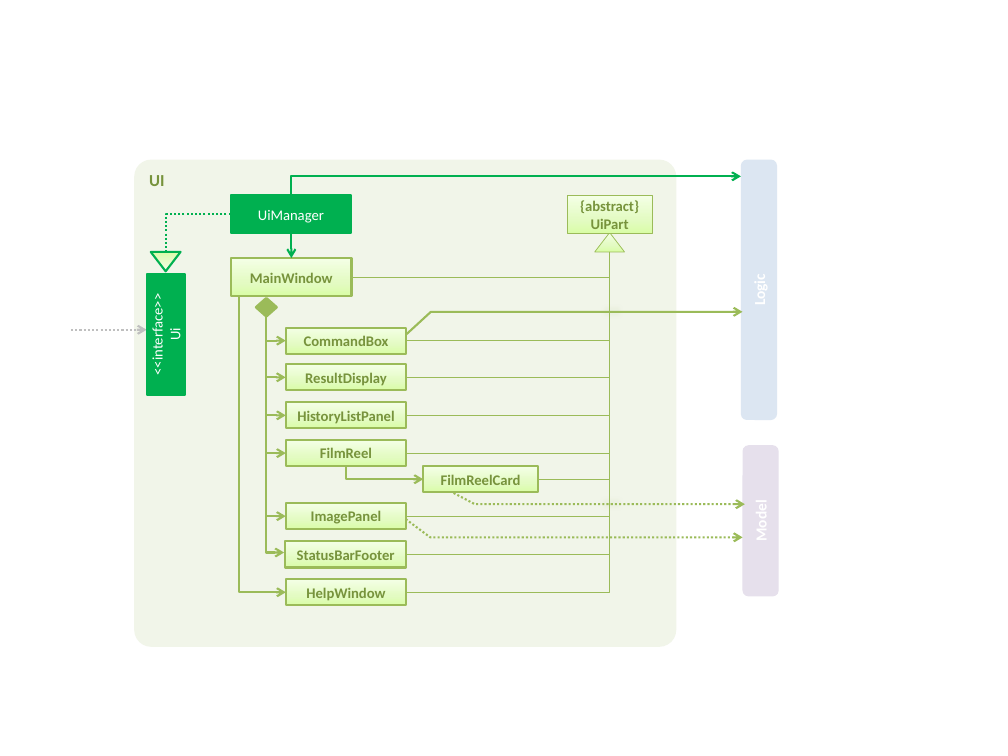
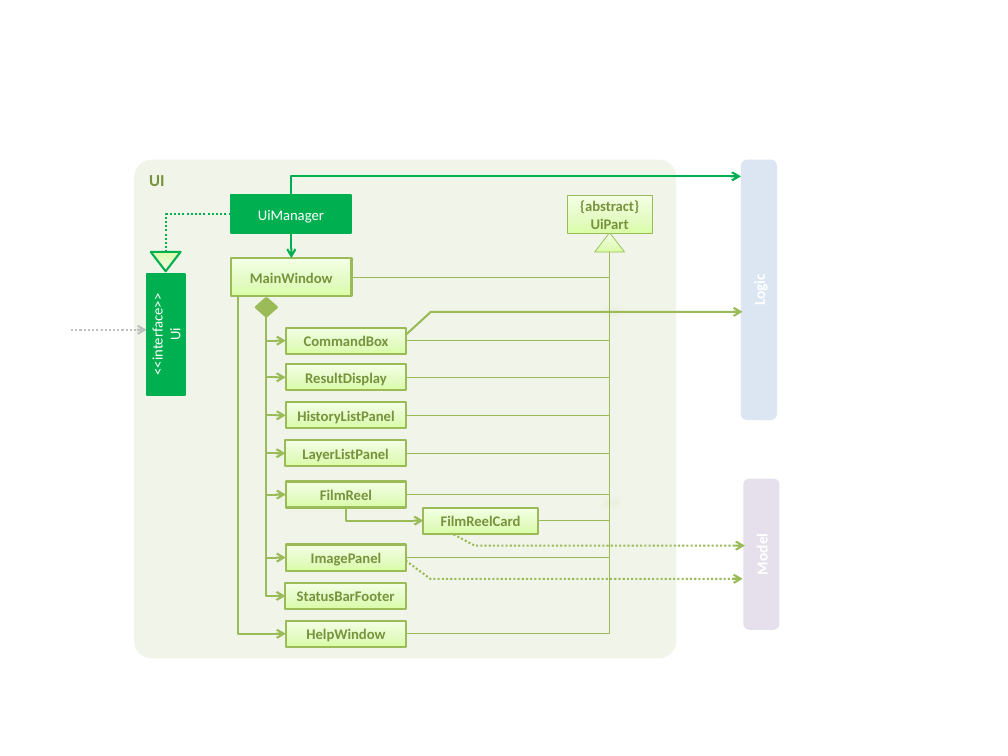
Before and after one commit to nus-cs2103-AY1819S1/addressbook-level4, a slide deck: slide 1 of docs/diagrams/UiComponentClassDiagram.pptx. Drawn at 1008x756 pixels with LibreOffice and Linux fonts; fonts in the diff are those of the drawing. Boxes give left, top, right and bottom in pixels: in the first picture for what was removed or moved away, otherwise in the second. Text is boxed around its words. In the diff, an @@ line names an element or a change of style, - is before the commit and + after.

```diff
--- a/docs/diagrams/UiComponentClassDiagram.pptx
+++ b/docs/diagrams/UiComponentClassDiagram.pptx
@@ rounded rectangle "UI": place and size @@
-rounded rectangle "UI" at <box>134,159,676,646</box>
+rounded rectangle "UI" at <box>134,159,676,658</box>
@@ elbow line moved from (610, 252) - (406, 593) to (610, 252) - (406, 634) @@
@@ elbow line moved from (610, 252) - (406, 516) to (610, 252) - (406, 557) @@
@@ elbow line moved from (610, 252) - (406, 454) to (610, 252) - (406, 495) @@
@@ elbow line moved from (610, 252) - (538, 479) to (610, 252) - (538, 521) @@
@@ elbow arrow moved from (239, 295) - (286, 593) to (238, 296) - (286, 634) @@
@@ elbow line moved from (609, 290) - (406, 554) to (609, 290) - (406, 557) @@
@@ elbow arrow moved from (266, 317) - (286, 516) to (266, 317) - (286, 557) @@
@@ elbow arrow moved from (266, 317) - (286, 454) to (266, 317) - (286, 495) @@
@@ 5 rectangles, 2 freeform shapes, 2 elbow arrows: place and size @@
-5 rectangles, 2 freeform shapes, 2 elbow arrows at <box>266,309,745,606</box>
+5 rectangles, 2 freeform shapes, 2 elbow arrows at <box>266,351,745,647</box>
@@ rectangle added at <box>285,440,406,467</box>, fill gradient #DAFDA7 to #E4FCC2 to #F5FFE7, outline #9BBB59 1.5 pt, 10.5 pt, text #77933C, bold @@
+LayerListPanel
@@ rounded rectangle: place and size @@
-rounded rectangle at <box>743,446,779,597</box>
+rounded rectangle at <box>743,479,779,630</box>
```
Also in this commit, not shown: 12 other files.
